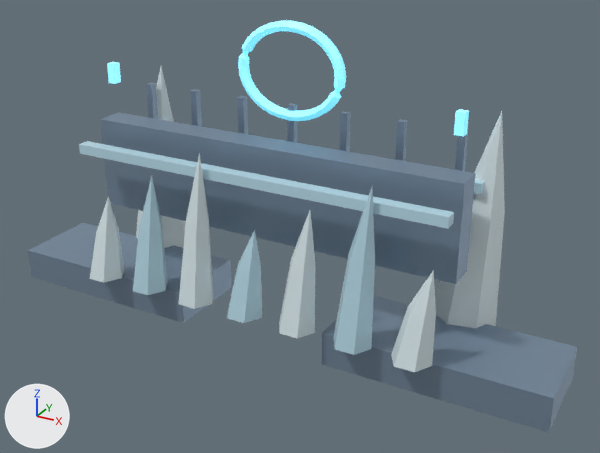
Two versions of the glTF model public/models/midground/polar-bridge.glb, one commit apart.
Rendered twice from a 50 mm lens placed at (5.05, -8.42, 5.72), pointed at (0.45, -0.06, 1.54). The lights are fixed; the arrows at lower left show +X, +Y and +Z. The picture after the commit comes second. Vertices at exactly the same position are counted once.

The first picture shows 'Polar frozen relay bridge'.
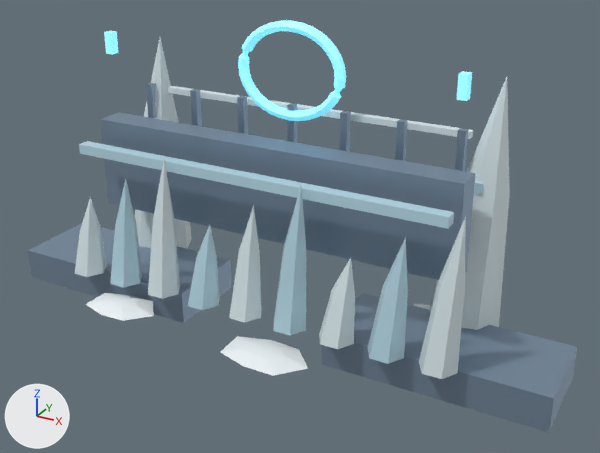
Changed parts and their boxes [x1, y1, x2, y2] in the pictures (600 x 453 px; the box of a moved part takes in the faces that stretch with it):
part 1 of me_polar_frozen_relay_bridge, moved or reshaped: before [90, 196, 124, 283]; after [110, 179, 142, 288]
part 2 of me_polar_frozen_relay_bridge, moved or reshaped: before [179, 153, 214, 309]; after [188, 225, 220, 310]
part 3 of me_polar_frozen_relay_bridge, moved or reshaped: before [279, 210, 316, 338]; after [273, 187, 306, 335]
part 4 of me_polar_frozen_relay_bridge, moved or reshaped: before [391, 270, 436, 372]; after [368, 237, 408, 364]
part 5 of me_polar_frozen_relay_bridge, moved or reshaped: before [227, 230, 262, 323]; after [75, 196, 106, 277]
part 6 of me_polar_frozen_relay_bridge, moved or reshaped: before [333, 187, 375, 355]; after [229, 205, 262, 322]
part 7 of me_polar_frozen_relay_bridge, added: after [319, 257, 355, 349]
part 8 of me_polar_frozen_relay_bridge, added: after [419, 216, 466, 379]
part 9 of me_polar_frozen_relay_bridge, added: after [167, 85, 473, 139]
part 10 of me_polar_frozen_relay_bridge, moved or reshaped: before [107, 62, 121, 84]; after [104, 31, 119, 55]
part 11 of me_polar_frozen_relay_bridge, moved or reshaped: before [454, 109, 469, 137]; after [456, 71, 472, 101]
part 12 of me_polar_frozen_relay_bridge, added: after [85, 293, 154, 321]
part 13 of me_polar_frozen_relay_bridge, added: after [221, 336, 308, 376]
part 14 of me_polar_frozen_relay_bridge, added (mostly hidden): after [413, 304, 430, 310]
part 15 of me_polar_frozen_relay_bridge, built on: before [133, 66, 505, 328]; after [135, 37, 510, 330]

Diff of the bpy script that builds the scene:
```diff
--- a/public/models/midground/polar-bridge.glb.py
+++ b/public/models/midground/polar-bridge.glb.py
@@ me_polar_frozen_relay_bridge @@
-me_polar_frozen_relay_bridge.from_pydata(...)  # 438 vertices, 776 faces; spans x -3.85..3.85, y -0.9..1.16, z 0.0..3.95
+me_polar_frozen_relay_bridge.from_pydata(...)  # 603 vertices, 1062 faces; spans x -3.85..3.85, y -1.38..1.2, z 0.0..3.95
+# me_polar_frozen_relay_bridge part 1: the loose piece of 14 vertices spanning x -2.5..-2.0, y -0.9..-0.46, z 0.49..1.71 is scaled about its middle by (0.917, 0.92, 1.25), then moved by (0.34, 0.0, 0.15), in mat_translucent_look_ice_blue (cyan #c0e4f2)
+# me_polar_frozen_relay_bridge part 2: the loose piece of 14 vertices spanning x -1.0..-0.5, y -0.9..-0.46, z 0.49..2.55 is scaled about its middle by (0.917, 0.92, 0.558), then moved by (0.12, 0.0, -0.46), in mat_translucent_look_ice_blue (cyan #c0e4f2)
+# me_polar_frozen_relay_bridge part 3: the loose piece of 14 vertices spanning x 0.5..1.0, y -0.9..-0.46, z 0.49..2.13 is scaled about its middle by (0.917, 0.92, 1.16), then moved by (-0.1, 0.0, 0.13), in mat_translucent_look_ice_blue (cyan #c0e4f2)
+# me_polar_frozen_relay_bridge part 4: the loose piece of 14 vertices spanning x 2.0..2.5, y -0.9..-0.46, z 0.49..1.71 is scaled about its middle by (0.917, 0.92, 1.25), then moved by (-0.32, 0.0, 0.15), in mat_translucent_look_ice_blue (cyan #c0e4f2)
+# me_polar_frozen_relay_bridge part 5: the loose piece of 14 vertices spanning x -0.25..0.25, y -0.9..-0.46, z 0.49..1.71 is scaled about its middle by (0.917, 0.92, 0.943), then moved by (-2.55, 0.0, -0.03), in mat_glacial_white_ice (white #e5f4f8)
+# me_polar_frozen_relay_bridge part 6: the loose piece of 14 vertices spanning x 1.25..1.75, y -0.9..-0.46, z 0.49..2.55 is scaled about its middle by (0.917, 0.92, 0.743), then moved by (-1.49, 0.0, -0.26), in mat_glacial_white_ice (white #e5f4f8)
+# me_polar_frozen_relay_bridge part 7: the loose piece of 14 vertices spanning x 1.25..1.75, y -0.9..-0.46, z 0.49..2.55 is copied, and the copy is scaled about its middle by (0.917, 0.92, 0.558), then moved by (-0.21, 0.0, -0.46), in mat_glacial_white_ice (white #e5f4f8); it spans x 1.06..1.52, y -0.88..-0.48, z 0.49..1.64
+# me_polar_frozen_relay_bridge part 8: the loose piece of 14 vertices spanning x 2.0..2.5, y -0.9..-0.46, z 0.49..1.71 is copied, and the copy is scaled about its middle by (0.917, 0.92, 1.57), then moved by (0.32, 0.0, 0.35); it spans x 2.34..2.8, y -0.88..-0.48, z 0.49..2.4
+# me_polar_frozen_relay_bridge part 9: a new loose piece, a box spanning x -2.3..2.3, y 0.7..0.8, z 2.76..2.84, in mat_glacial_white_ice (white #e5f4f8)
+# me_polar_frozen_relay_bridge part 10: the loose piece of 8 vertices spanning x -2.45..-2.35, y -0.06..0.06, z 3.02..3.28 is moved by (0.0, 0.0, 0.4)
+# me_polar_frozen_relay_bridge part 11: the loose piece of 8 vertices spanning x 2.35..2.45, y -0.06..0.06, z 3.02..3.28 is moved by (0.0, 0.0, 0.4)
+# me_polar_frozen_relay_bridge part 12: a new loose piece of 23 vertices spanning x -2.26..-1.26, y -1.26..-0.64, z 0.16..0.34, in mat_compacted_snow (white #eff5f8)
+# me_polar_frozen_relay_bridge part 13: a new loose piece of 23 vertices spanning x -0.02..1.11, y -1.38..-0.71, z 0.16..0.32, in mat_compacted_snow (white #eff5f8)
+# me_polar_frozen_relay_bridge part 14: a new loose piece of 23 vertices spanning x 1.58..2.47, y 0.62..1.18, z 0.15..0.3, in mat_compacted_snow (white #eff5f8)
+# me_polar_frozen_relay_bridge part 15: 43 vertices removed from x -2.78..2.82, y -0.9..1.16, z 0.35..3.15; 103 vertices added at x -2.81..2.86, y -0.88..1.2, z 0.35..3.55
 me_polar_frozen_relay_bridge.materials.append(mat_polar_station_steel)
@@ me_polar_frozen_relay_bridge @@
 me_polar_frozen_relay_bridge.materials.append(mat_azure_warning_relay)
+me_polar_frozen_relay_bridge.materials.append(mat_compacted_snow)  # white #eff5f8
```
